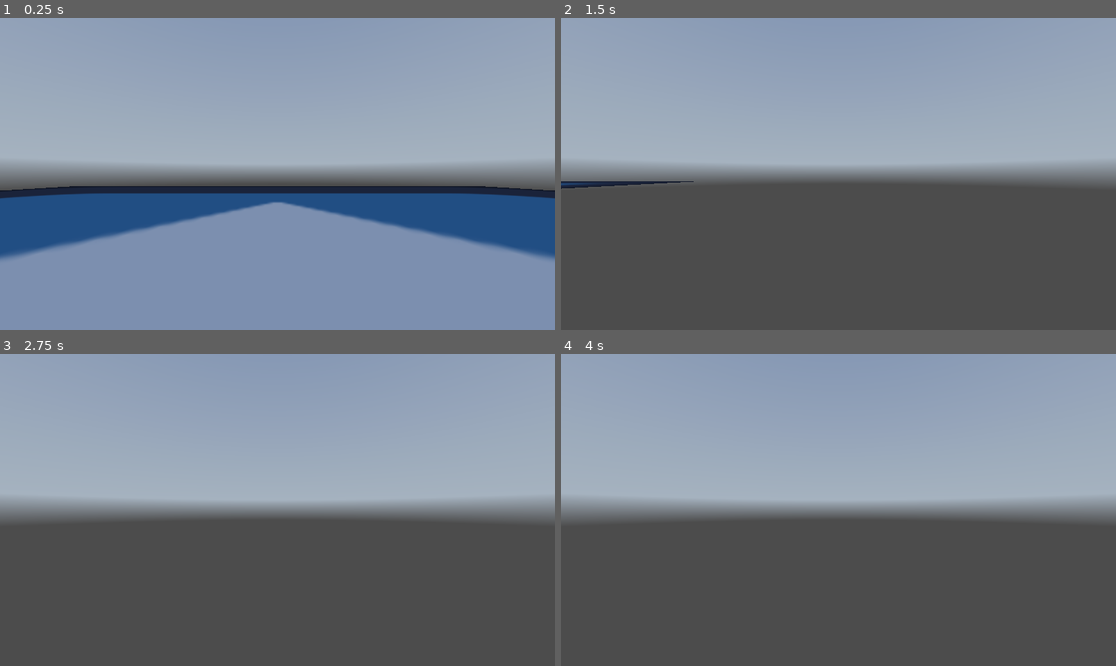
Above: before the commit, frames 1-4 (two rows, left to right).
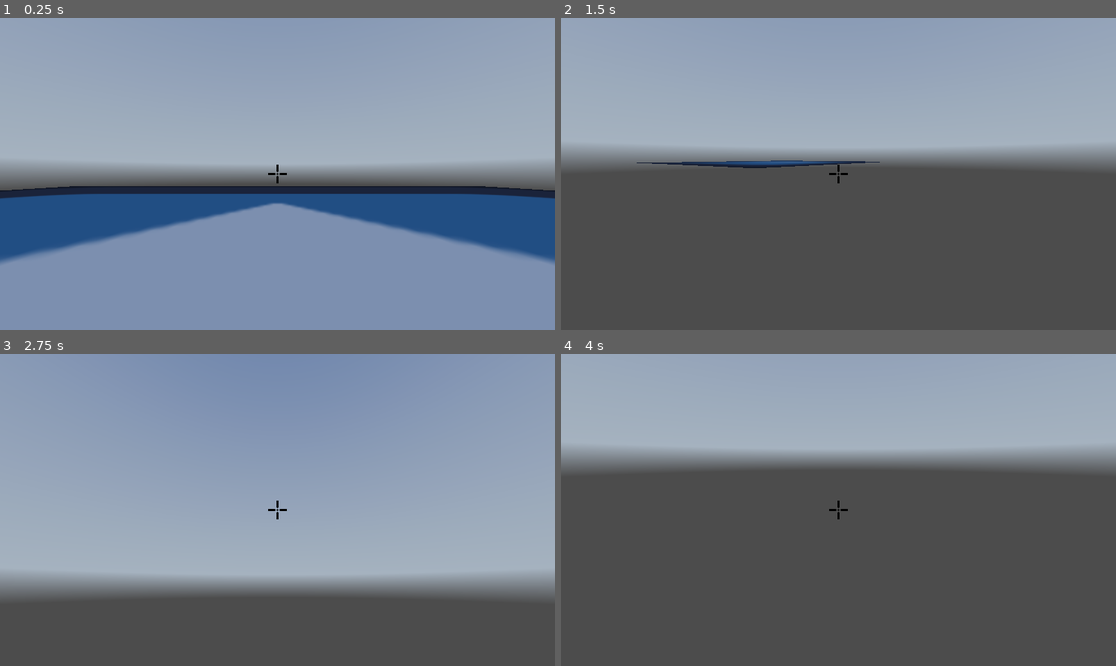
Above: after the commit, the same moments.

Repository: IgorMianowany/LooterShooterScooter
Game: Godot game, scene res://world.tscn
Two runs of this game, one before a commit and one after it. Both use one fixed random seed, a clock stepped at 60 frames per second and the inputs below. The engine's default icon, where the game draws it, is replaced by a stand-in: a white triangle on a blue panel in a dark square. A sky picture missing from this copy of the repository is replaced by a grey-blue gradient.
Inputs (mouse positions are in pixels of both pictures, inside the frame that each line leads up to):
- Up to frame 1 (0.25 s): no input
- Up to frame 2 (1.5 s): tap Enter (ui_accept) at 0.5, 0.77 s; move the mouse to (960, 158) at 0.52 s; hold D (right) 0.53-1.28 s; move the mouse to (727, 189) at 1.27 s; hold S (backward) from 1.28 s (still down)
- Up to frame 3 (2.75 s): tap Enter (ui_accept) at 1.52, 2 s; move the mouse to (333, 441) at 2.02 s; release S (backward) at 2.03 s; hold D (right) from 2.03 s (still down)
- Up to frame 4 (4 s): tap Enter (ui_accept) at 2.75, 3.02, 3.5, 3.77 s; move the mouse to (810, 572) at 2.77 s; release D (right) at 2.78 s; hold W (forward) 2.78-3.53 s; move the mouse to (1005, 556) at 3.52 s; hold A (left) from 3.53 s (still down)

The runs differ from the first frame. In frame 1, 1.3% of the frame differs, in the area x 0-100%, y 46-79%; in frame 2, 10%; in frame 3, 29%, in the area x 0-100%, y 46-78%; in frame 4, 21%.

Commit message:
added mouse looking and aiming

Diff:
--- a/player.gd
+++ b/player.gd
@@ -4,7 +4,19 @@
 
 var speed : float = 100
 const JUMP_VELOCITY = 4.5
+var _mouse_input : bool = false
+var _mouse_rotation : Vector3
+var _rotation_input : float
+var _tilt_input : float
+var _player_rotation : Vector3
+var _camera_rotation : Vector3
+@export var TILT_LOWER_LIMIT := deg_to_rad(-90.0)
+@export var TILT_UPPER_LIMIT := deg_to_rad(90.0)
+@export var CAMERA_CONTROLLER : Camera3D
+@export var MOUSE_SENSITIVITY : float = 0.15
 
+func _ready():
+	Input.mouse_mode = Input.MOUSE_MODE_CAPTURED
 
 func _physics_process(delta: float) -> void:
 	# Add the gravity.
@@ -26,4 +38,28 @@
 		velocity.x = move_toward(velocity.x, 0, speed)
 		velocity.z = move_toward(velocity.z, 0, speed)
 
+	_update_camera(delta)
 	move_and_slide()
+
+func _unhandled_input(event):
+	_mouse_input = event is InputEventMouseMotion and Input.get_mouse_mode() == Input.MOUSE_MODE_CAPTURED
+	if _mouse_input :
+		_rotation_input = -event.relative.x * MOUSE_SENSITIVITY
+		_tilt_input = -event.relative.y * MOUSE_SENSITIVITY
+
+func _update_camera(delta):
+
+	_mouse_rotation.x += _tilt_input * delta
+	_mouse_rotation.x = clamp(_mouse_rotation.x, TILT_LOWER_LIMIT, TILT_UPPER_LIMIT)
+	_mouse_rotation.y += _rotation_input * delta
+
+	_player_rotation = Vector3(0.0,_mouse_rotation.y,0.0)
+	_camera_rotation = Vector3(_mouse_rotation.x,0.0,0.0)
+
+	CAMERA_CONTROLLER.transform.basis = Basis.from_euler(_camera_rotation)
+	CAMERA_CONTROLLER.rotation.z = 0.0
+
+	global_transform.basis = Basis.from_euler(_player_rotation)
+
+	_rotation_input = 0.0
+	_tilt_input = 0.0
--- a/player.tscn
+++ b/player.tscn
@@ -1,13 +1,15 @@
-[gd_scene load_steps=4 format=3 uid="uid://c3r7x5nnilava"]
+[gd_scene load_steps=5 format=3 uid="uid://c3r7x5nnilava"]
 
 [ext_resource type="PackedScene" uid="uid://cb7jkmm5jny8i" path="res://models/character_models/character-a.glb" id="1_4flbx"]
 [ext_resource type="Script" uid="uid://xkheiw2w0x41" path="res://player.gd" id="2_onrkg"]
+[ext_resource type="PackedScene" uid="uid://o1yl32ljhypt" path="res://player_ui.tscn" id="3_i3pqv"]
 
 [sub_resource type="CapsuleShape3D" id="CapsuleShape3D_onrkg"]
 height = 3.0056
 
-[node name="Player" instance=ExtResource("1_4flbx")]
+[node name="Player" node_paths=PackedStringArray("CAMERA_CONTROLLER") instance=ExtResource("1_4flbx")]
 script = ExtResource("2_onrkg")
+CAMERA_CONTROLLER = NodePath("Camera3D")
 
 [node name="character-a" parent="." index="0"]
 transform = Transform3D(-1, 0, -8.74228e-08, 0, 1, 0, 8.74228e-08, 0, -1, 0, 0, 0)
@@ -16,12 +18,14 @@
 layers = 128
 
 [node name="head" parent="character-a/root/torso" index="2"]
-layers = 128
+layers = 256
 
 [node name="CollisionShape3D" type="CollisionShape3D" parent="." index="2"]
 transform = Transform3D(1, 0, 0, 0, 1, 0, 0, 0, 1, 0, 1.40752, 0)
 shape = SubResource("CapsuleShape3D_onrkg")
 
 [node name="Camera3D" type="Camera3D" parent="." index="3"]
-transform = Transform3D(1, 0, 0, 0, 1, 0, 0, 0, 1, 0, 2.2, 0.156)
-cull_mask = 1048447
+transform = Transform3D(1, 0, 0, 0, 1, 0, 0, 0, 1, 0, 2.2, -0.40251)
+cull_mask = 1048319
+
+[node name="PlayerUI" parent="." index="4" instance=ExtResource("3_i3pqv")]
--- /dev/null
+++ b/player_ui.tscn
@@ -0,0 +1,28 @@
+[gd_scene load_steps=2 format=3 uid="uid://o1yl32ljhypt"]
+
+[ext_resource type="Texture2D" uid="uid://b1uetiius72s8" path="res://crosshair.png" id="1_lwipk"]
+
+[node name="PlayerUI" type="Control"]
+layout_mode = 3
+anchors_preset = 15
+anchor_right = 1.0
+anchor_bottom = 1.0
+grow_horizontal = 2
+grow_vertical = 2
+mouse_filter = 2
+
+[node name="TextureRect" type="TextureRect" parent="."]
+layout_mode = 1
+anchors_preset = 8
+anchor_left = 0.5
+anchor_top = 0.5
+anchor_right = 0.5
+anchor_bottom = 0.5
+offset_left = -20.0
+offset_top = -20.0
+offset_right = 20.0
+offset_bottom = 20.0
+grow_horizontal = 2
+grow_vertical = 2
+texture = ExtResource("1_lwipk")
+expand_mode = 2
--- a/project.godot
+++ b/project.godot
@@ -14,6 +14,10 @@
 run/main_scene="uid://3sgc6btonkax"
 config/features=PackedStringArray("4.4", "Forward Plus")
 config/icon="res://icon.svg"
+
+[display]
+
+window/size/mode=2
 
 [input]
 
Binary file added: crosshair.png
Not shown, added: crosshair.png.import
